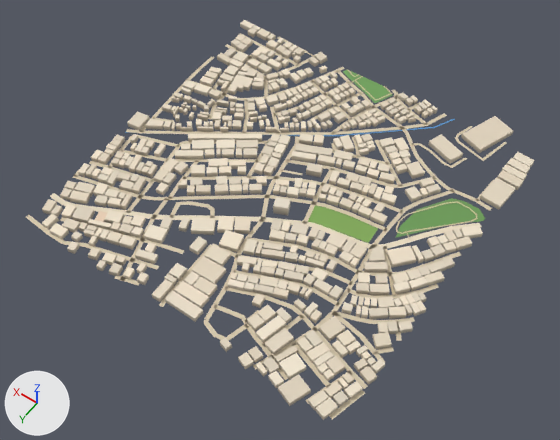
The glTF model public/assets/bengaluru-region-v1/tiles/t-8_-12-l0.glb as it was, and as the next commit left it.
Both versions are drawn from a 50 mm camera at (-4150.0, -5175.0, 817.0) aimed at (-3766.0, -5713.0, -28.0). Lighting does not change. The marker at lower left points along +X, +Y and +Z. The picture after the commit comes second. Vertices at exactly the same position are counted once.

Names of what the first picture shows: 'building', 'ground' and 1 more.
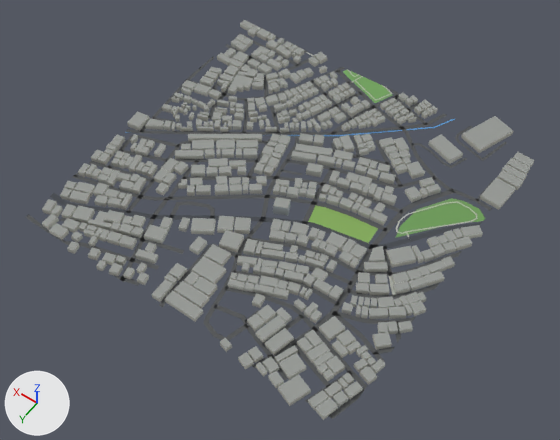
Boxes (x1, y1, x2, y2) around the edits, measured in the pictures (560 x 440 px; the box of a moved part takes in the faces that stretch with it):
part 1 of me_building, recoloured (darker): (42, 20, 535, 420) in both
part 2 of me_ground, moved or reshaped: before (215, 191, 482, 419); after (214, 190, 483, 419)
part 3 of me_ground, moved or reshaped: (186, 33, 507, 161) in both
part 4 of me_ground, moved or reshaped: before (26, 215, 125, 281); after (26, 215, 125, 282)
part 5 of me_ground, moved or reshaped: before (72, 129, 134, 178); after (72, 129, 149, 178)
part 6 of me_ground, recoloured: (49, 44, 507, 399) in both

What changed in the scene script:
```text
Change me_building:
    used by ob_building; location = (-4000.0, -6000.0, 0.0)
    remove me_building.from_pydata(...)  # 4672 vertices, 5856 faces; spans x -15.0..510.0, y -33.0..515.0, z 0.0..15.0
    add me_building.from_pydata(...)  # 4672 vertices, 7036 faces; spans x -15.0..510.0, y -33.0..515.0, z 0.0..15.0
    me_building part 1: 5856 kept faces spanning x -15.0..510.0, y -33.0..515.0, z 0.0..15.0 get new vertex colours
Change me_ground:
    used by ob_ground; location = (-4000.0, -6000.0, 0.0)
    remove me_ground.from_pydata(...)  # 1105 vertices, 913 faces; spans x -3.0..503.0, y -3.0..503.0, z 1.0
    add me_ground.from_pydata(...)  # 1115 vertices, 925 faces; spans x 0.0..500.0, y 0.0..500.0, z 1.0
    me_ground part 2: 49 vertices moved from x -3.0..171.0, y 124.0..496.0, z 1.0 to x 0.0..171.0, y 124.0..495.0, z 1.0; 18 vertices removed from x -3.0..122.0, y 160.0..501.0, z 1.0; 20 vertices added at x 0.0..123.0, y 157.0..500.0, z 1.0
    me_ground part 3: 12 vertices moved from x 42.0..502.0, y -3.0..100.0, z 1.0 to x 41.0..500.0, y 0.0..100.0, z 1.0; 20 vertices removed from x 91.0..502.0, y -3.0..132.0, z 1.0; 27 vertices added at x 91.0..500.0, y 0.0..156.0, z 1.0
    me_ground part 4: 4 vertices moved from x 329.0..456.0, y 497.0..503.0, z 1.0 to x 323.0..456.0, y 500.0, z 1.0; 5 vertices removed from x 323.0..478.0, y 495.0..503.0, z 1.0; 7 vertices added at x 329.0..493.0, y 495.0..500.0, z 1.0
    me_ground part 5: 5 vertices moved from x 499.0..501.0, y 298.0..407.0, z 1.0 to x 500.0, y 297.0..413.0, z 1.0; 4 vertices removed from x 482.0..503.0, y 305.0..413.0, z 1.0; 3 vertices added at x 481.0..500.0, y 304.0..407.0, z 1.0
    me_ground part 6: 784 kept faces spanning x 0.0..500.0, y 0.0..500.0, z 1.0 get new vertex colours; the middle colour goes from beige #d7c9ae to dark grey #535556
```
